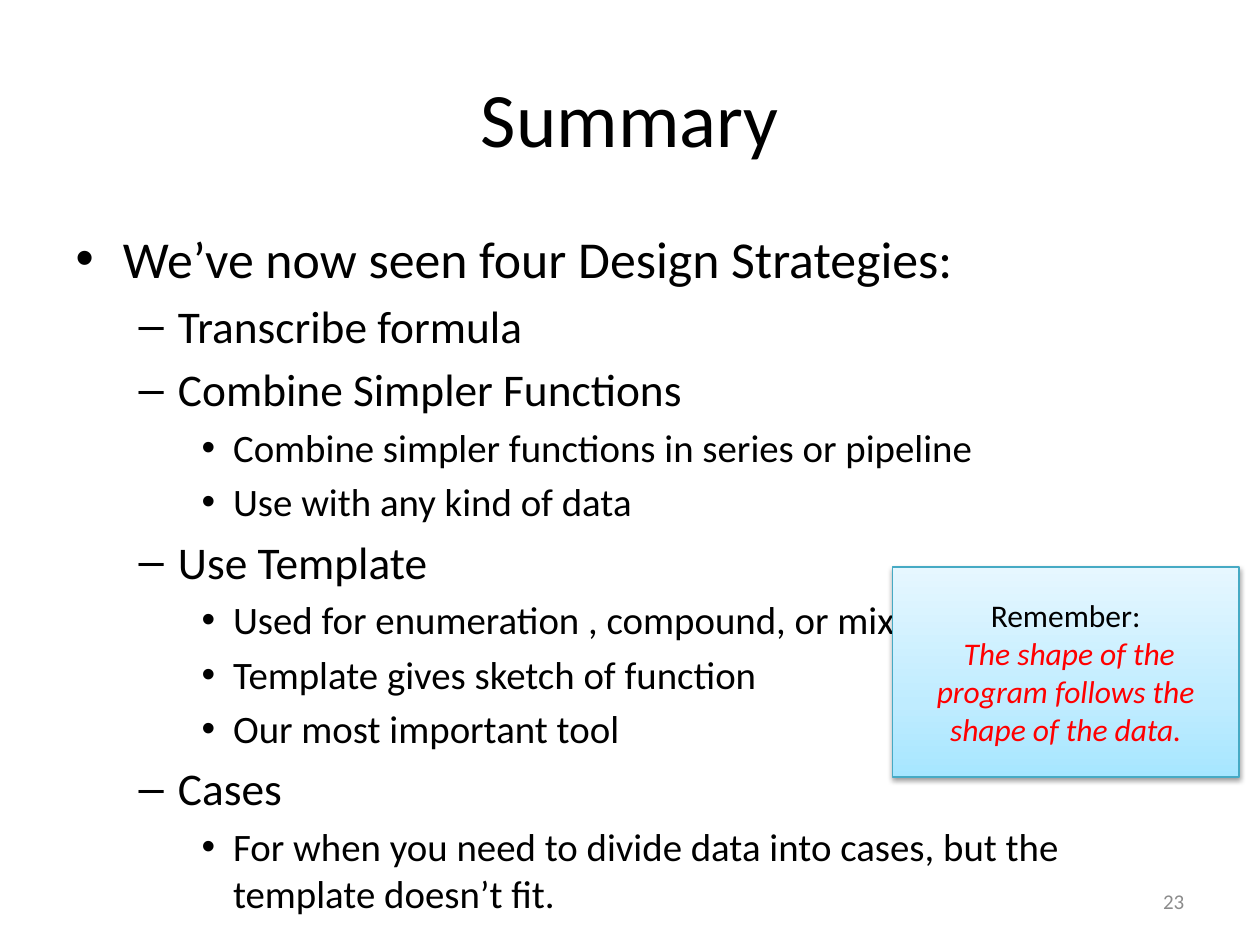
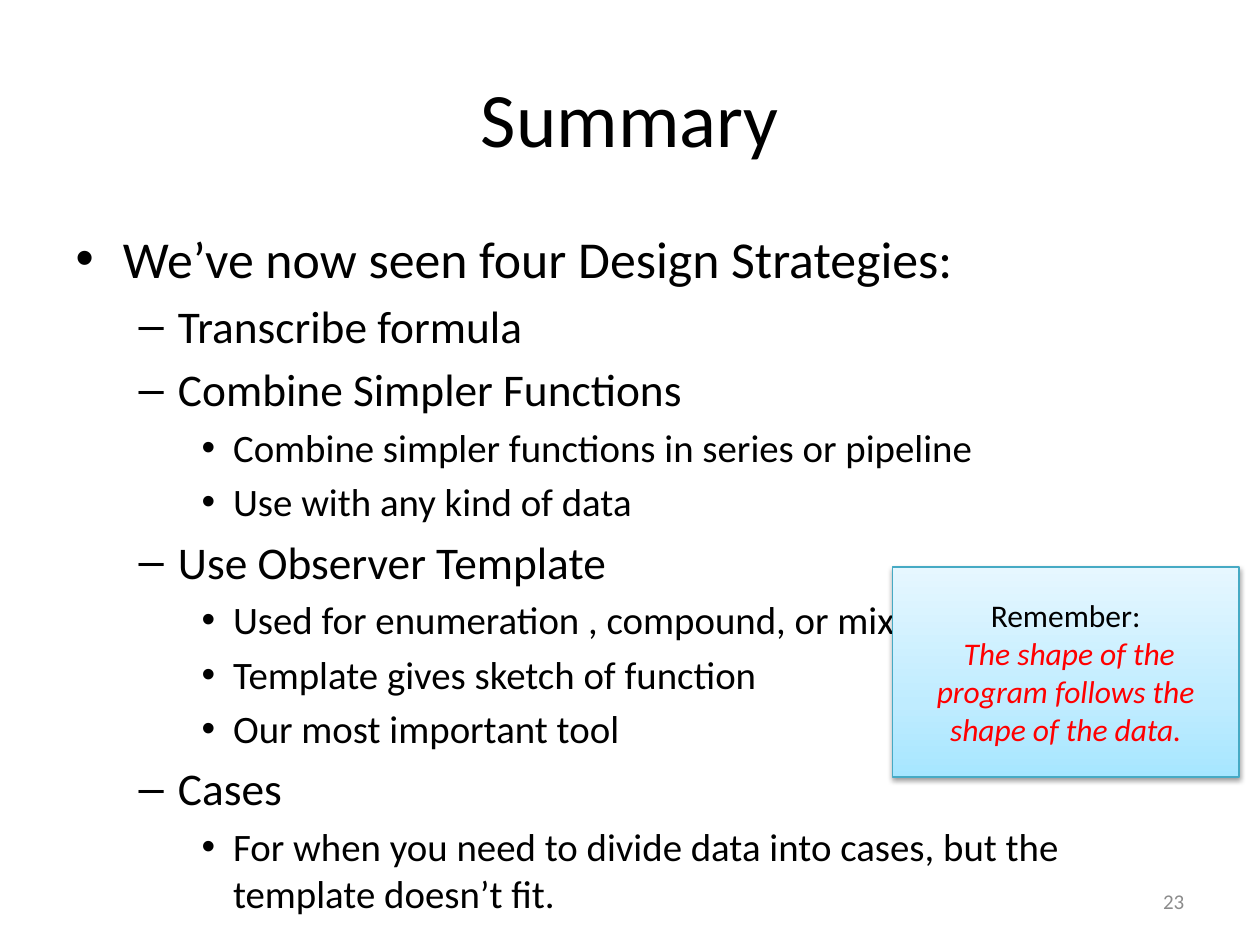
Before and after one commit to mwand/cs5010f17, a slide deck: slide 23 of Slides/Lesson 2.2 Design Strategies.pptx. Drawn at 1260x945 pixels with LibreOffice and Linux fonts; fonts in the diff are those of the drawing. Boxes give left, top, right and bottom in pixels: in the first picture for what was removed or moved away, otherwise in the second. Text is boxed around its words. In the diff, an @@ line names an element or a change of style, - is before the commit and + after.

```diff
--- a/Slides/Lesson 2.2 Design Strategies.pptx
+++ b/Slides/Lesson 2.2 Design Strategies.pptx
@@ text at [178, 547, 606, 587]: text changed @@
-  – Use Template
+  – Use Observer Template
```
Also in this commit, not shown: 2 other slides changed, 1 other file.
